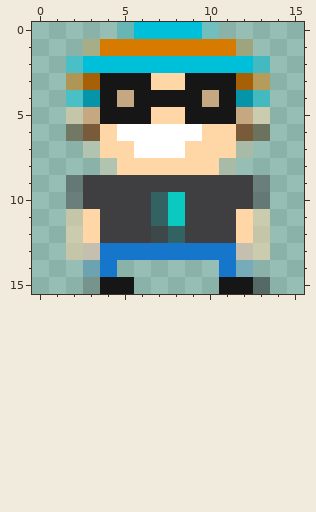
Two states of a pixel-art sprite, rawAssets/sprites/mario/walk2.png. That is the earlier state.
The file is 16x16 pixels.
After:
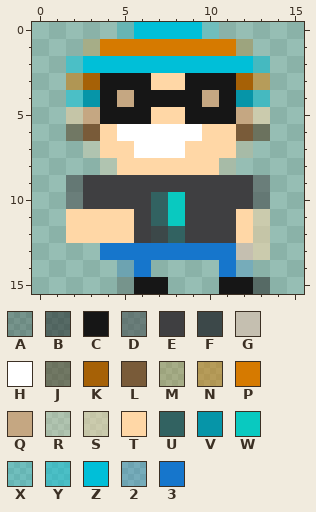
Palette (. is transparent): A #16161640  B #16161680  C #161616  D #3f3f4180  E #3f3f41  F #3c4849  G #c5bfb0  H #ffffff  J #4c321580  K #a66106  L #795b39  M #d67a0040  N #d67a0080  P #d67a00  Q #c5a782  R #ffd7a640  S #ffd7a680  T #ffd7a6  U #326261  V #0695a8  W #09c9c0  X #00bfd840  Y #00bfd880  Z #00bfd8  2 #1676cc40  3 #1676cc
Diff:
@@ x 0..9 @@
 10 ..DEEEEUWE
-11 ..STEEEUWE
-12 ..STEEEFUE
-13 ..SG333333
-14 ...23.....
-15 ...ACC....
+11 ..TTTTEUWE
+12 ..TTTTEFUE
+13 ....333333
+14 .....23...
+15 .....ACC..
